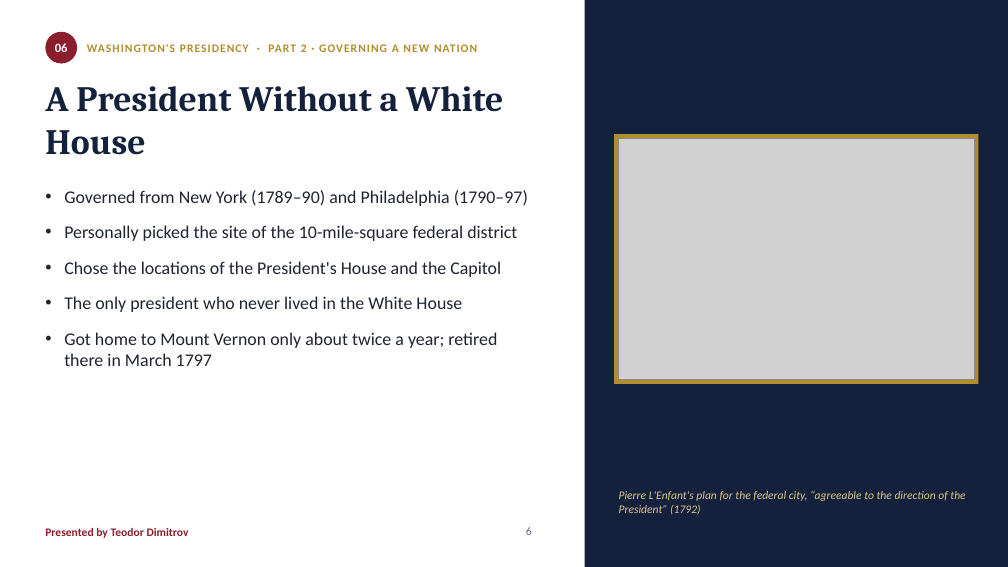
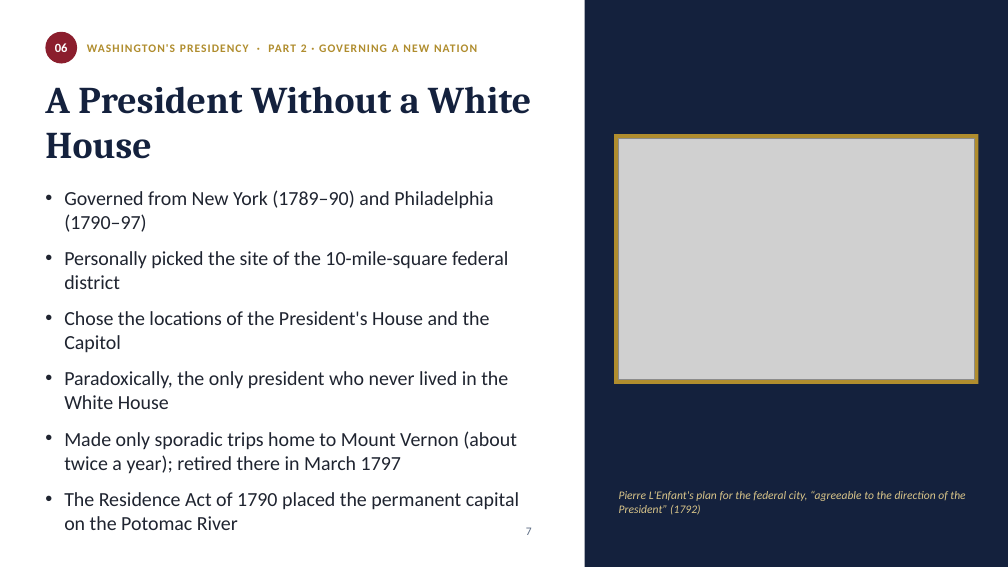
Before and after one commit to hristowork14-alt/Hristo, a slide deck: slide 7 of Washington_Presidency_Petkov_Dimitrov.pptx (slide 6 before the commit). Drawn at 1008x567 pixels with LibreOffice and Linux fonts; fonts in the diff are those of the drawing; grey boxes stand for pictures. Boxes give left, top, right and bottom in pixels: in the first picture for what was removed or moved away, otherwise in the second. Text is boxed around its words. In the diff, an @@ line names an element or a change of style, - is before the commit and + after.

```diff
--- a/Washington_Presidency_Petkov_Dimitrov.pptx
+++ b/Washington_Presidency_Petkov_Dimitrov.pptx
@@ title "A President Without a White ..." at [45,86,531,159]: size 34 to 36 pt @@
@@ text at [64,190,508,353]: size 17 to 19 pt in "Governed from New York (1789–90) and Philadelphia ...", "Personally picked the site of the 10-mile-square ...", "Chose the locations of the President's House ..."; less space between paragraphs @@
@@ text at [64,371,519,510]: text changed; size 17 to 19 pt @@
-• The only president who never lived in the White House
-• Got home to Mount Vernon only about twice a year; retired there in March 1797
+• Paradoxically, the only president who never lived in the White House
+• Made only sporadic trips home to Mount Vernon (about twice a year); retired there in March 1797
+• The Residence Act of 1790 placed the permanent capital on the Potomac River
@@ text removed at [45,528,189,538] @@
-Presented by Teodor Dimitrov
@@ page number at [526,527,532,535]: text changed @@
-6
+7
```
Also in this commit, not shown: 5 other slides changed, 2 slides added.
